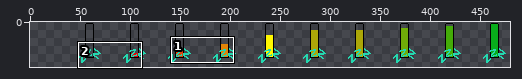
Two versions of one sprite sheet, ProjetApprentissageFinal/image/barreD.png. The picture above shows the old version from afar; the outline marks the close-up.
Close-up. Before the edit:
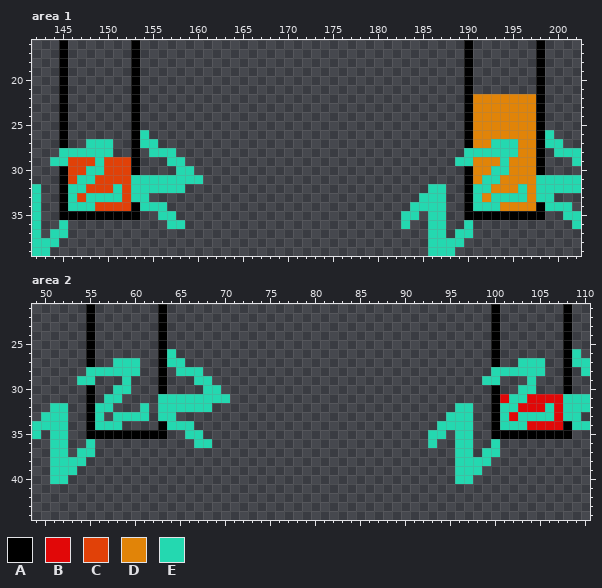
The file is 450x45 pixels. Shown: area 1: x 142..202, y 16..39; area 2: x 49..110, y 21..44. The old version is drawn lined up with the new one, on the new canvas. The wide view leaves out empty margins. The commit also changed other parts of the picture, which this record leaves out.
Palette (. is transparent): A #000000  B #e10808  C #e14108  D #e18408  E #24d8b0
The result:
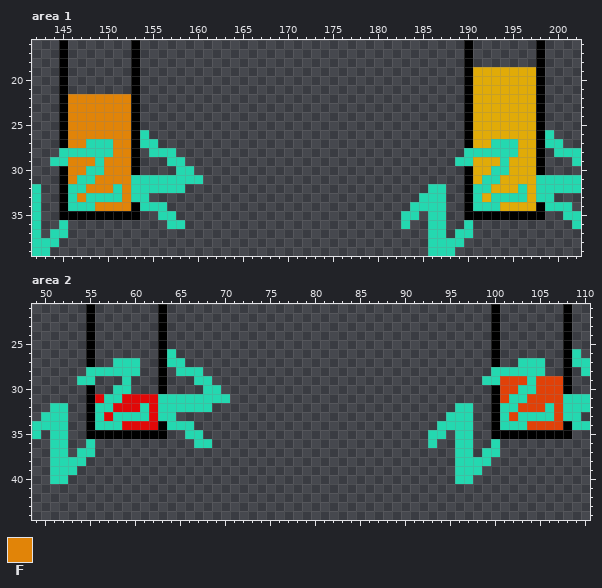
Colours new in this view: F #e18408
Difference:
canvas 450x45 -> 495x45, the old top-left corner now at 45,0
colour D: #e18408 -> #e1ab08
Area 1:
y 19..21: x 191..197 ....... -> DDDDDDD
y 22..26: x 146..152 ....... -> FFFFFFF
y 27: x 146..147 .. -> FF; x 151..152 .. -> FF
y 28: x 151..152 .. -> FF
y 29: x 146..148 CCC -> FFF; x 150..152 CCC -> FFF
y 30: x 146..147 CC -> FF; x 150..152 CCC -> FFF
y 31: x 146 C -> F; x 149..152 CCCC -> FFFF
y 32: x 148..150 CCC -> FFF; x 152 C -> F
y 33: x 147 C -> F; x 152 C -> F
y 34: x 149..152 CCCC -> FFFF
Area 2:
y 29: x 101..103 ... -> CCC; x 105..107 ... -> CCC
y 30: x 101..102 .. -> CC; x 105..107 ... -> CCC
y 31: x 56 . -> B; x 59..62 .... -> BBBB; x 101 B -> C; x 104..107 BBBB -> CCCC
y 32: x 58..60 ... -> BBB; x 62 . -> B; x 103..105 BBB -> CCC; x 107 B -> C
y 33: x 57 . -> B; x 62 . -> B; x 102 B -> C; x 107 B -> C
y 34: x 59..62 .... -> BBBB; x 104..107 BBBB -> CCCC
Boxes around the changes in both close-ups, in picture pixels (x1, y1, x2, y2):
changed: (473, 67, 536, 211)
changed: (68, 94, 131, 211)
changed: (500, 376, 563, 430)
added: (95, 394, 158, 430)
